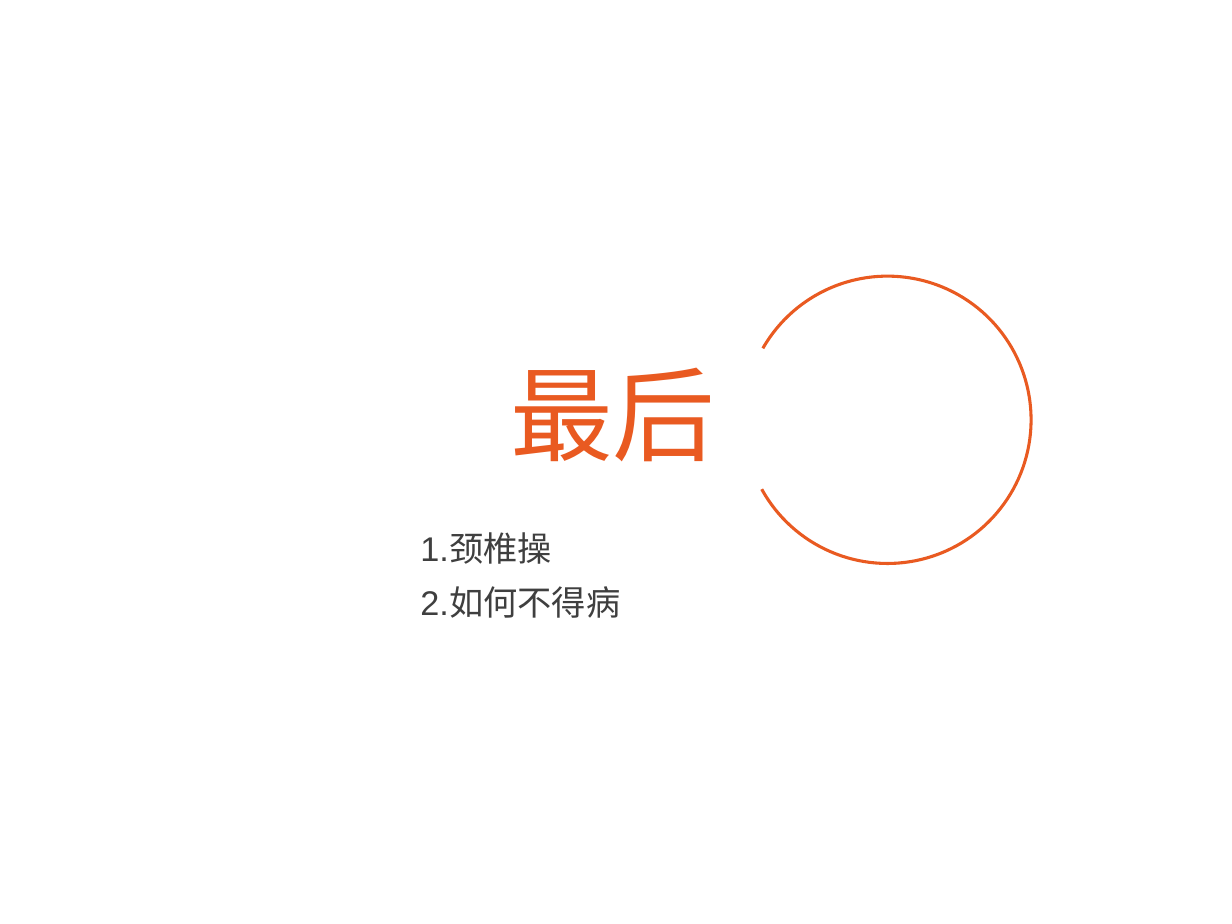
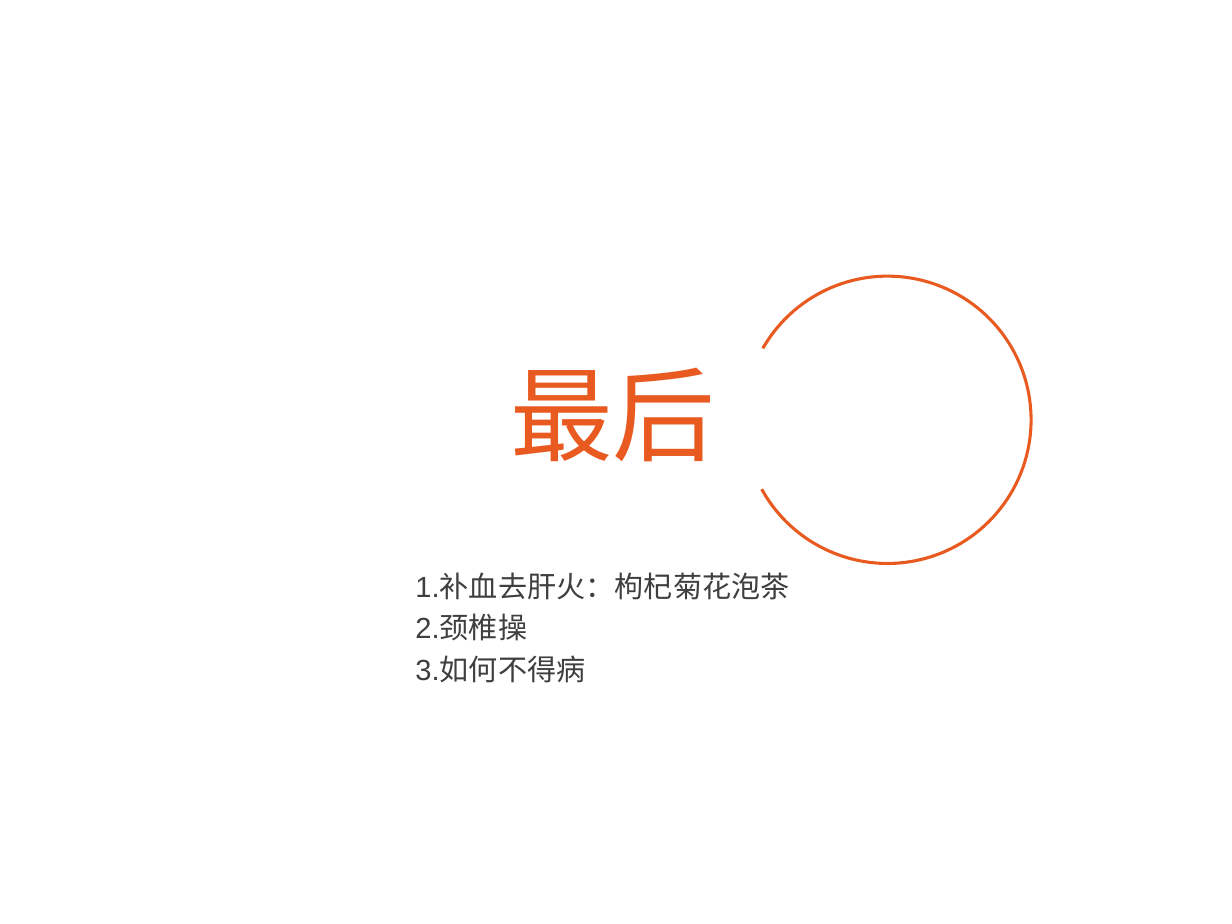
Before and after one commit to CatMan1994/file, a slide deck: slide 24 of 中医与养生分享会/中医与养生.ppt (slide 26 before the commit). Drawn at 1232x924 pixels with LibreOffice and Linux fonts; fonts in the diff are those of the drawing; background and template pictures are left out. Boxes give left, top, right and bottom in pixels: in the first picture for what was removed or moved away, otherwise in the second. Text is boxed around its words. In the diff, an @@ line names an element or a change of style, - is before the commit and + after.

```diff
--- a/中医与养生分享会/中医与养生.ppt
+++ b/中医与养生分享会/中医与养生.ppt
@@ text at box(415, 574, 789, 683): text changed; size 20 to 17 pt @@
-1.颈椎操
-2.如何不得病
+1.补血去肝火：枸杞菊花泡茶
+2.颈椎操
+3.如何不得病
```
Also in this commit, not shown: 9 other slides changed, 1 slide added, 2 slides removed, 1 other file.
